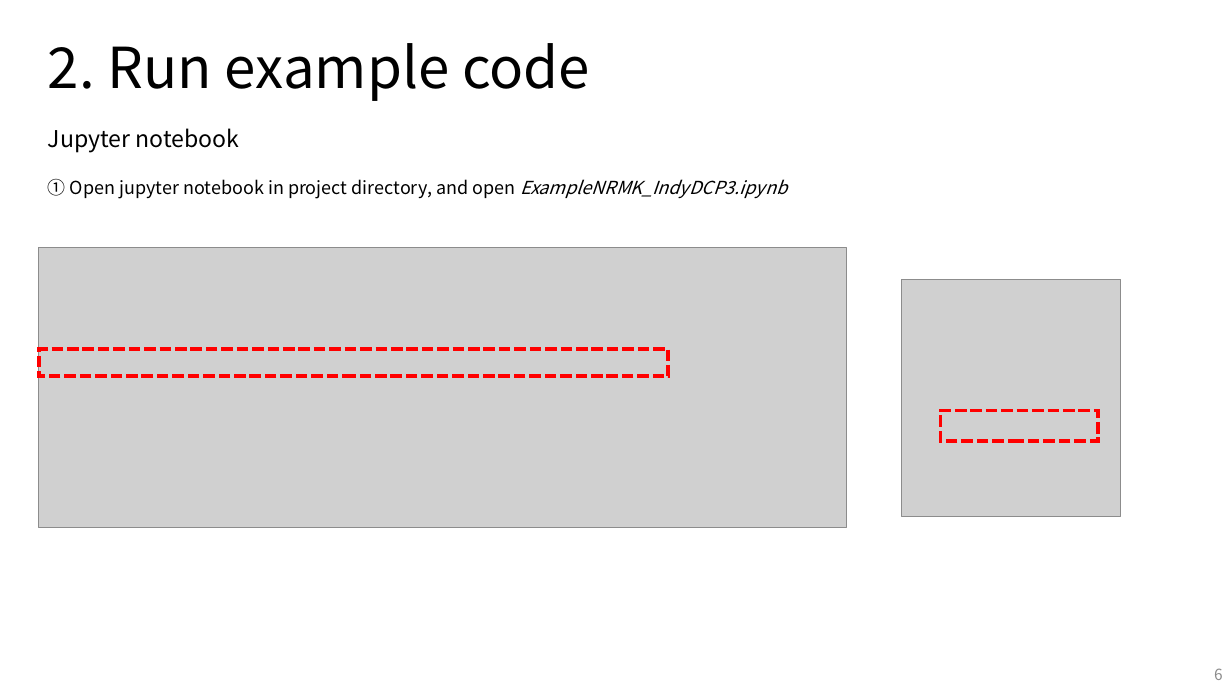
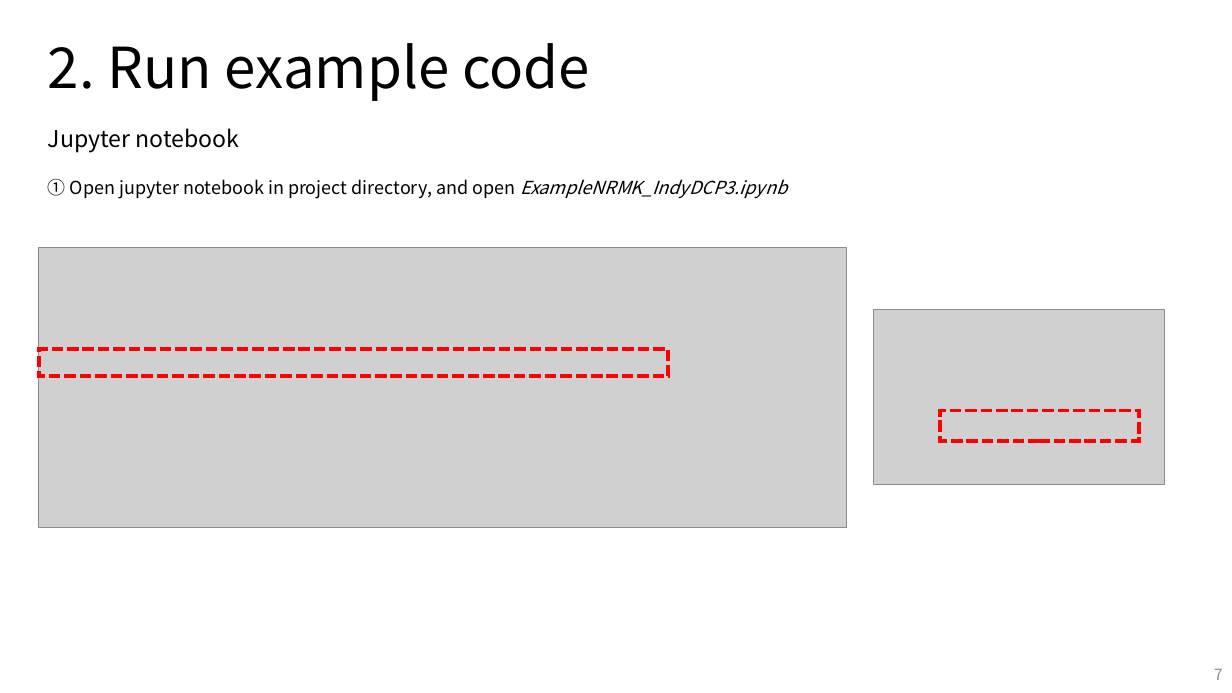
Before and after one commit to 0LYS0/mech439_pybullet, a slide deck: slide 7 of NRMK_Indy7/NRMK_Indy7 manual.pptx (slide 6 before the commit). Drawn at 1232x693 pixels with LibreOffice and Linux fonts; fonts in the diff are those of the drawing; grey boxes stand for pictures; background and template pictures are left out. Boxes give left, top, right and bottom in pixels: in the first picture for what was removed or moved away, otherwise in the second. Text is boxed around its words. In the diff, an @@ line names an element or a change of style, - is before the commit and + after.

```diff
--- a/NRMK_Indy7/NRMK_Indy7 manual.pptx
+++ b/NRMK_Indy7/NRMK_Indy7 manual.pptx
@@ picture: place and size @@
-picture at (902,279,1122,516)
+picture at (874,310,1165,485)
@@ rectangle: place and size @@
-rectangle at (941,410,1098,441)
+rectangle at (941,410,1140,441)
@@ page number at (1214,669,1223,680): text changed @@
-6
+7
```
Also in this commit, not shown: 2 other slides changed, 2 slides added, 4 slides removed.
